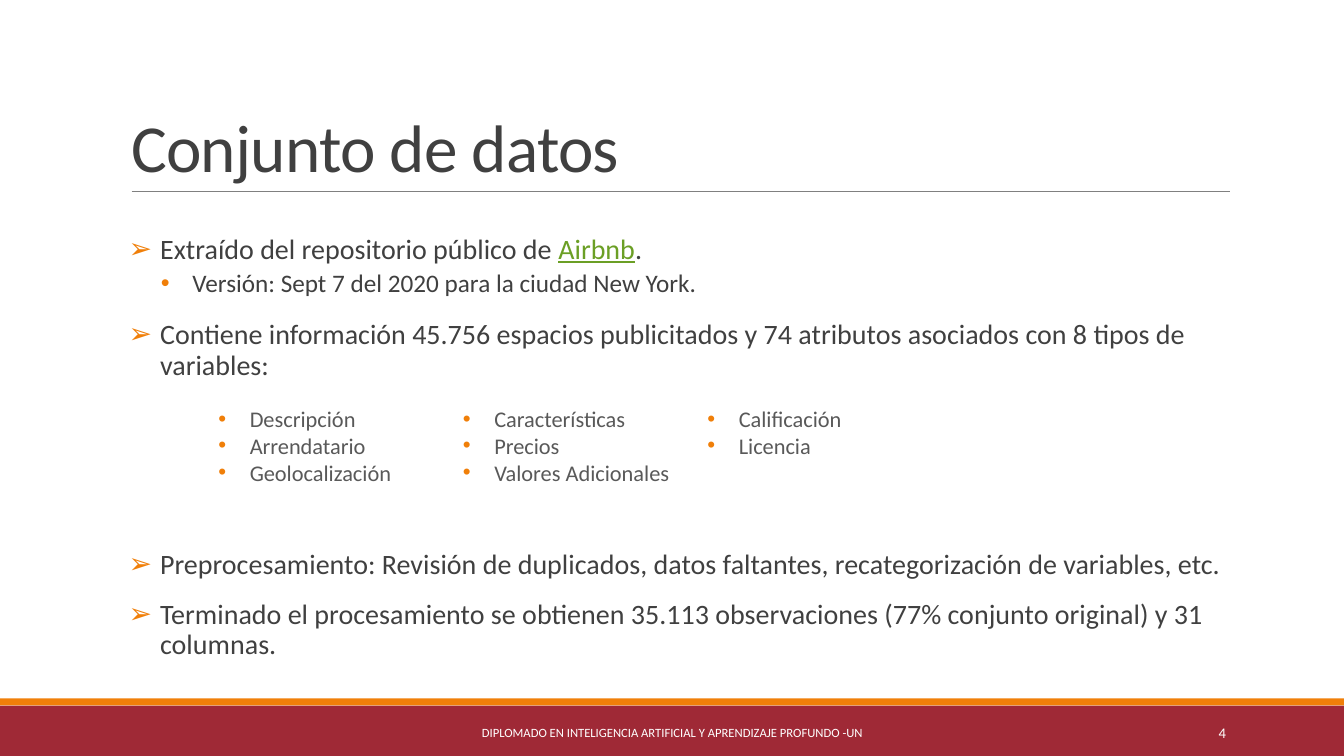
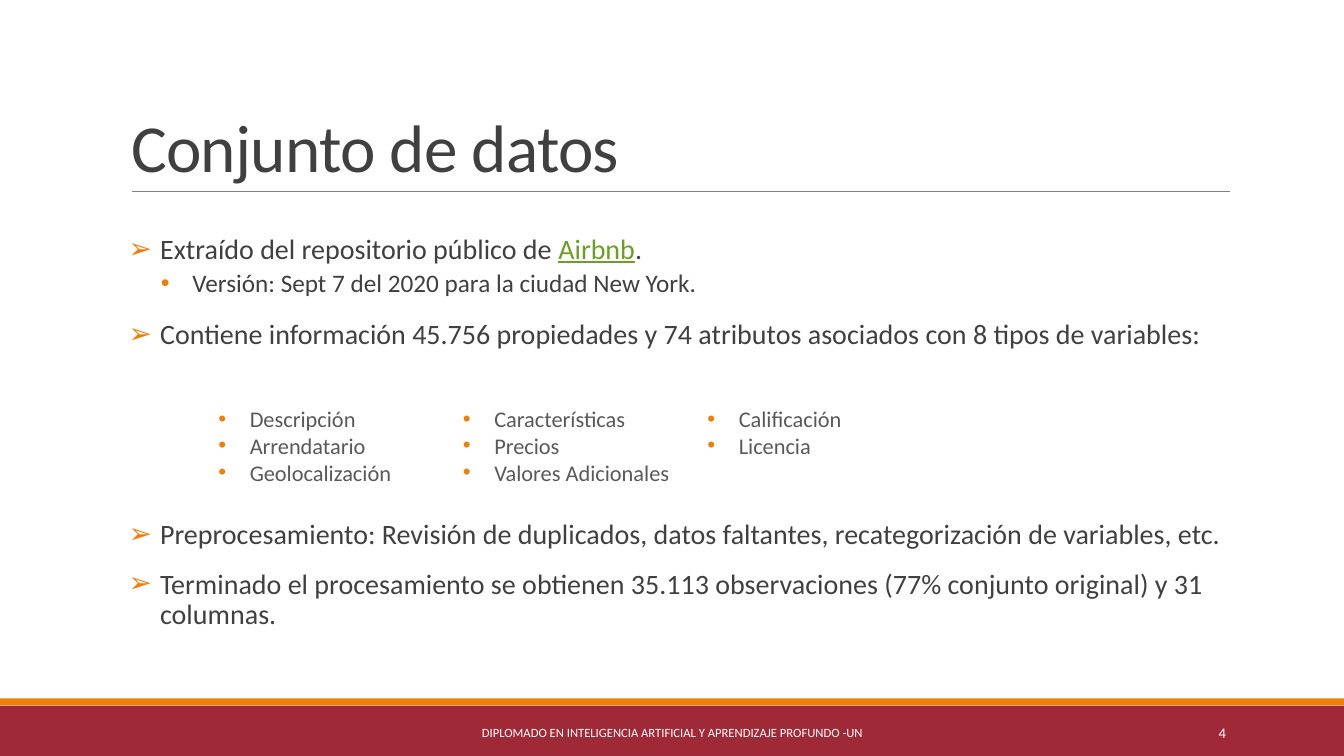
Before and after one commit to anmarphy/Airbnb-Deep-Learning-Pricing-Model, a slide deck: slide 4 of Presentacion_v1.pptx. Drawn at 1344x756 pixels with LibreOffice and Linux fonts; fonts in the diff are those of the drawing. Boxes give left, top, right and bottom in pixels: in the first picture for what was removed or moved away, otherwise in the second. Text is boxed around its words. In the diff, an @@ line names an element or a change of style, - is before the commit and + after.

```diff
--- a/Presentacion_v1.pptx
+++ b/Presentacion_v1.pptx
@@ text at (160,324,1200,349): text changed @@
-➢ Contiene información 45.756 espacios publicitados y 74 atributos asociados con 8 tipos de variables:
+➢ Contiene información 45.756 propiedades y 74 atributos asociados con 8 tipos de variables:
```
Also in this commit, not shown: 6 other slides changed, 2 slides removed.
